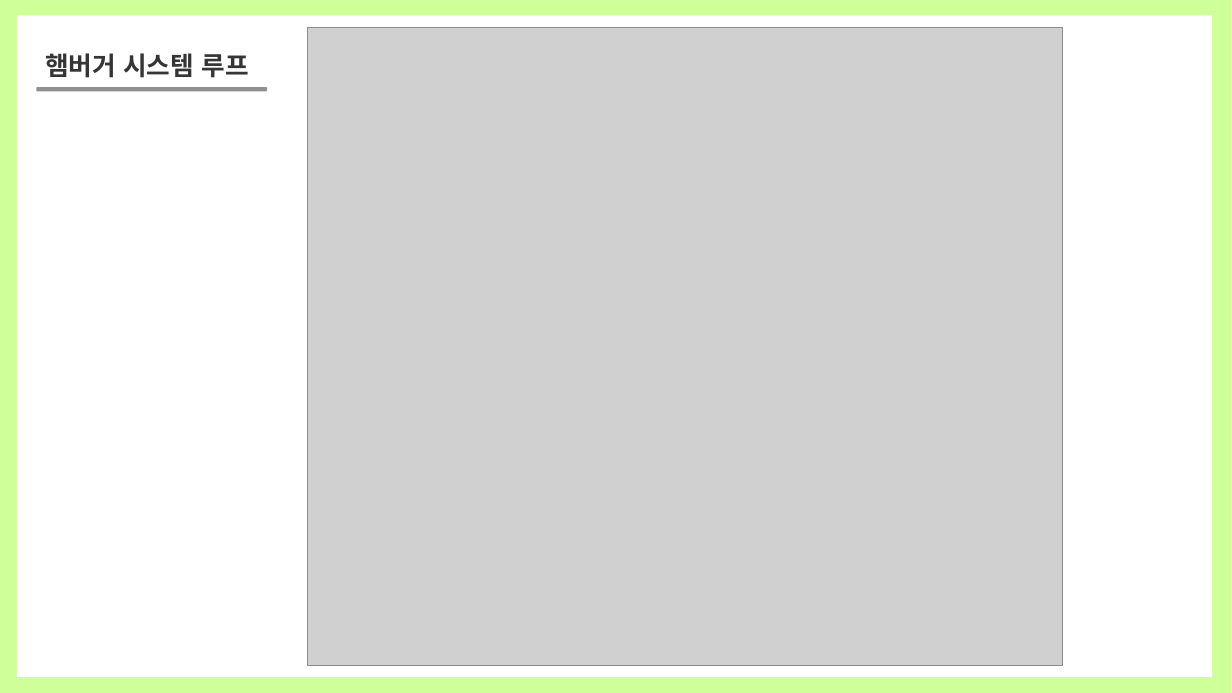
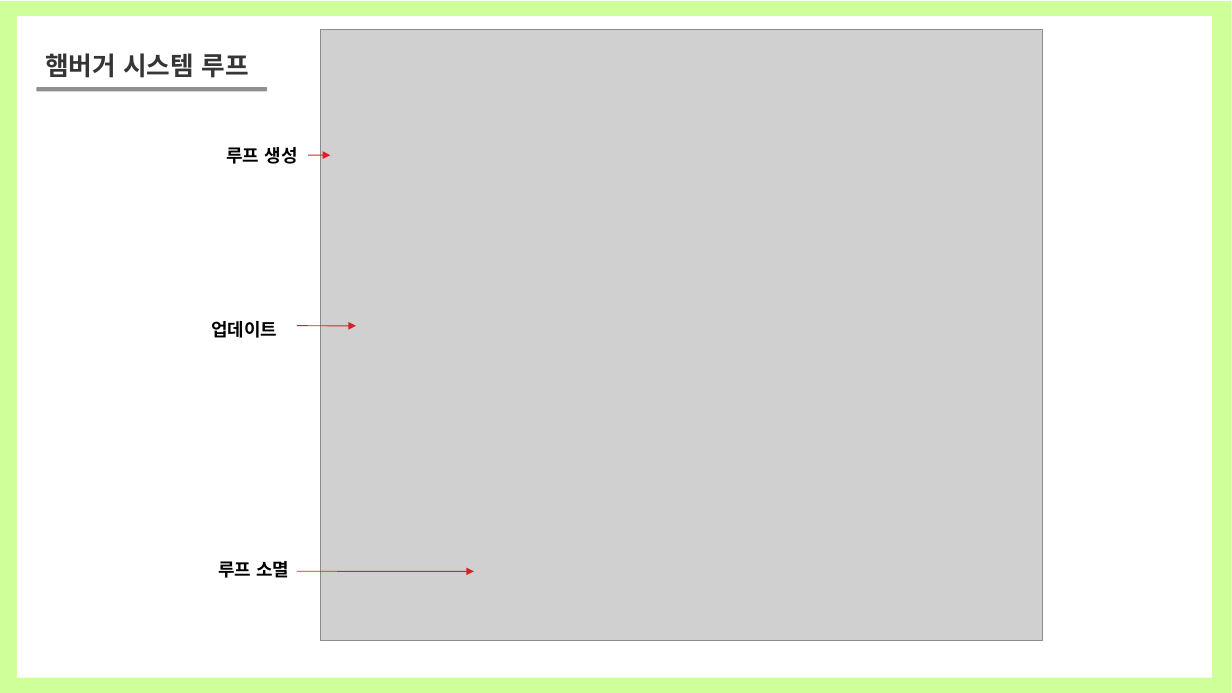
Before and after one commit to gitzaraWWW/make_ddong_game, a slide deck: slide 16 of Documentation/게임제작1_01_버거조.ppt.pptx. Drawn at 1232x693 pixels with LibreOffice and Linux fonts; fonts in the diff are those of the drawing; grey boxes stand for pictures. Boxes give left, top, right and bottom in pixels: in the first picture for what was removed or moved away, otherwise in the second. Text is boxed around its words. In the diff, an @@ line names an element or a change of style, - is before the commit and + after.

Commit message:
1014-1

```diff
--- a/Documentation/게임제작1_01_버거조.ppt.pptx
+++ b/Documentation/게임제작1_01_버거조.ppt.pptx
@@ picture: place and size @@
-picture at bbox=[308, 28, 1062, 665]
+picture at bbox=[321, 30, 1043, 640]
@@ text added at bbox=[226, 147, 297, 164], 14 pt, text #000000, bold @@
+루프 생성
@@ arrow added from (308, 155) to (331, 155), #DA1F28 0.75 pt @@
@@ text added at bbox=[211, 321, 277, 338], 14 pt, text #000000, bold @@
+업데이트
@@ arrow added from (297, 325) to (356, 326), #DA1F28 0.75 pt @@
@@ text added at bbox=[218, 561, 289, 578], 14 pt, text #000000, bold @@
+루프 소멸
@@ arrow added from (297, 571) to (474, 571), #DA1F28 0.75 pt @@
```
